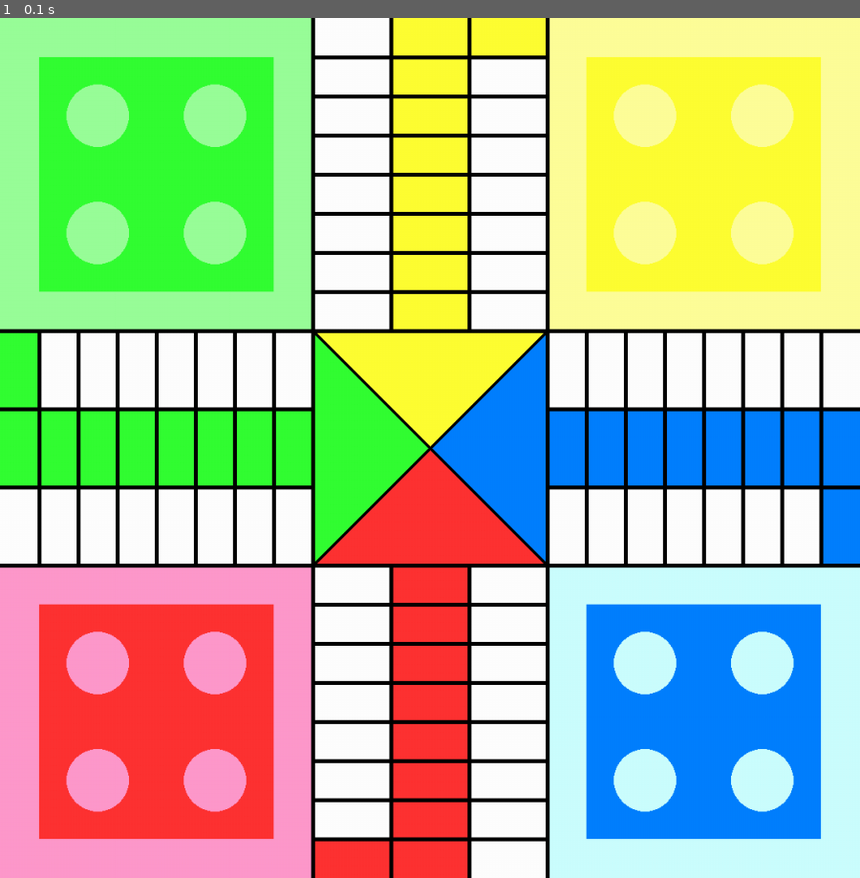
Above: before the commit, frame 1.
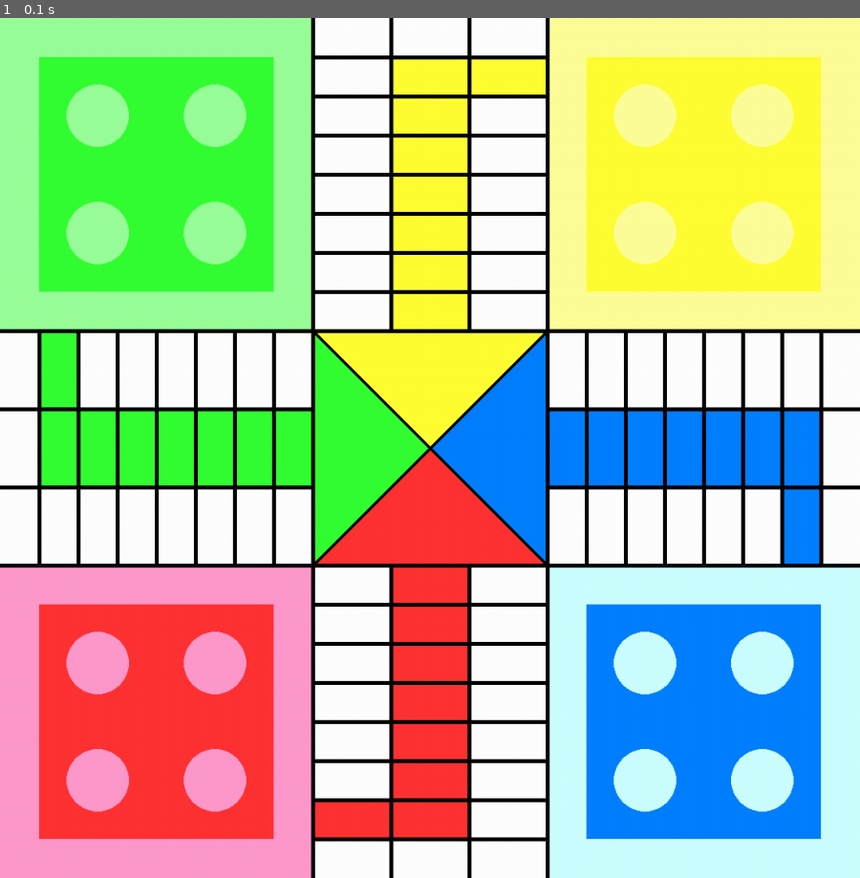
Above: after the commit, the same moment.

Repository: ssm1998/LUDO_pygame
Game: pygame game, started from mainGame.py
The game is run twice, just before and just after one commit, with the same random seed, the same clock (stepped at 60 frames per second) and the same inputs.
Inputs:
- Up to frame 1 (0.1 s): no input

The runs differ from the first frame. In frame 1, 4.6% of the frame differs, in the area x 0-100%, y 0-100%.

Commit message:
Oh I drew the board wrong so I changed it

Diff:
--- a/mainGame.py
+++ b/mainGame.py
@@ -30,6 +30,7 @@
     pygame.draw.polygon(gameDisplay, RED, ((4*(WIDTH/11),7*(WIDTH/11)), (7*(WIDTH/11),7*(WIDTH/11)), (5.5*(WIDTH/11),5.5*(WIDTH/11))))
     pygame.draw.polygon(gameDisplay, BLUE, ((7*(WIDTH/11),4*(WIDTH/11)), (7*(WIDTH/11),7*(WIDTH/11)), (5.5*(WIDTH/11),5.5*(WIDTH/11))))
 
+    #Main Boxes
     pygame.draw.rect(gameDisplay, LIGHTYELLOW, (7*(WIDTH/11),0,4*(WIDTH/11),4*(WIDTH/11)))
     pygame.draw.rect(gameDisplay, LIGHTBLUE, (7*(WIDTH/11),7*(WIDTH/11),4*(WIDTH/11),4*(WIDTH/11)))
     pygame.draw.rect(gameDisplay, LIGHTGREEN, (0,0,4*(WIDTH/11),4*(WIDTH/11)))
@@ -40,15 +41,15 @@
     pygame.draw.rect(gameDisplay, GREEN, (0.5*(WIDTH/11),0.5*(WIDTH/11),3*(WIDTH/11),3*(WIDTH/11)))
     pygame.draw.rect(gameDisplay, RED, (0.5*(WIDTH/11),7.5*(WIDTH/11),3*(WIDTH/11),3*(WIDTH/11)))
 
-    pygame.draw.rect(gameDisplay, YELLOW, (5*(WIDTH/11),0,1*(WIDTH/11),4*(WIDTH/11)))
-    pygame.draw.rect(gameDisplay, BLUE, (7*(WIDTH/11),5*(WIDTH/11),4*(WIDTH/11),1*(WIDTH/11)))
-    pygame.draw.rect(gameDisplay, GREEN, (0,5*(WIDTH/11),4*(WIDTH/11),1*(WIDTH/11)))
-    pygame.draw.rect(gameDisplay, RED, (5*(WIDTH/11),7*(WIDTH/11),1*(WIDTH/11),4*(WIDTH/11)))
+    pygame.draw.rect(gameDisplay, YELLOW, (5*(WIDTH/11),0.5*(WIDTH/11),1*(WIDTH/11),4*(WIDTH/11)))
+    pygame.draw.rect(gameDisplay, BLUE, (7*(WIDTH/11),5*(WIDTH/11),3.5*(WIDTH/11),1*(WIDTH/11)))
+    pygame.draw.rect(gameDisplay, GREEN, (0.5*(WIDTH/11),5*(WIDTH/11),4*(WIDTH/11),1*(WIDTH/11)))
+    pygame.draw.rect(gameDisplay, RED, (5*(WIDTH/11),7*(WIDTH/11),1*(WIDTH/11),3.5*(WIDTH/11)))
 
-    pygame.draw.rect(gameDisplay, YELLOW, (6*(WIDTH/11),0,1*(WIDTH/11),0.5*(WIDTH/11)))
-    pygame.draw.rect(gameDisplay, BLUE, (10.5*(WIDTH/11),6*(WIDTH/11),0.5*(WIDTH/11),1*(WIDTH/11)))
-    pygame.draw.rect(gameDisplay, GREEN, (0,4*(WIDTH/11),0.5*(WIDTH/11),1*(WIDTH/11)))
-    pygame.draw.rect(gameDisplay, RED, (4*(WIDTH/11),10.5*(WIDTH/11),1*(WIDTH/11),0.5*(WIDTH/11)))
+    pygame.draw.rect(gameDisplay, YELLOW, (6*(WIDTH/11),0.5*(WIDTH/11),1*(WIDTH/11),0.5*(WIDTH/11)))
+    pygame.draw.rect(gameDisplay, BLUE, (10*(WIDTH/11),6*(WIDTH/11),0.5*(WIDTH/11),1*(WIDTH/11)))
+    pygame.draw.rect(gameDisplay, GREEN, (0.5*(WIDTH/11),4*(WIDTH/11),0.5*(WIDTH/11),1*(WIDTH/11)))
+    pygame.draw.rect(gameDisplay, RED, (4*(WIDTH/11),10*(WIDTH/11),1*(WIDTH/11),0.5*(WIDTH/11)))
 
     pygame.draw.circle(gameDisplay, LIGHTYELLOW, (int(8.25*(WIDTH/11)),int(1.25*(WIDTH/11))),int(0.4*(WIDTH/11)))
     pygame.draw.circle(gameDisplay, LIGHTYELLOW, (int(9.75*(WIDTH/11)),int(1.25*(WIDTH/11))),int(0.4*(WIDTH/11)))
